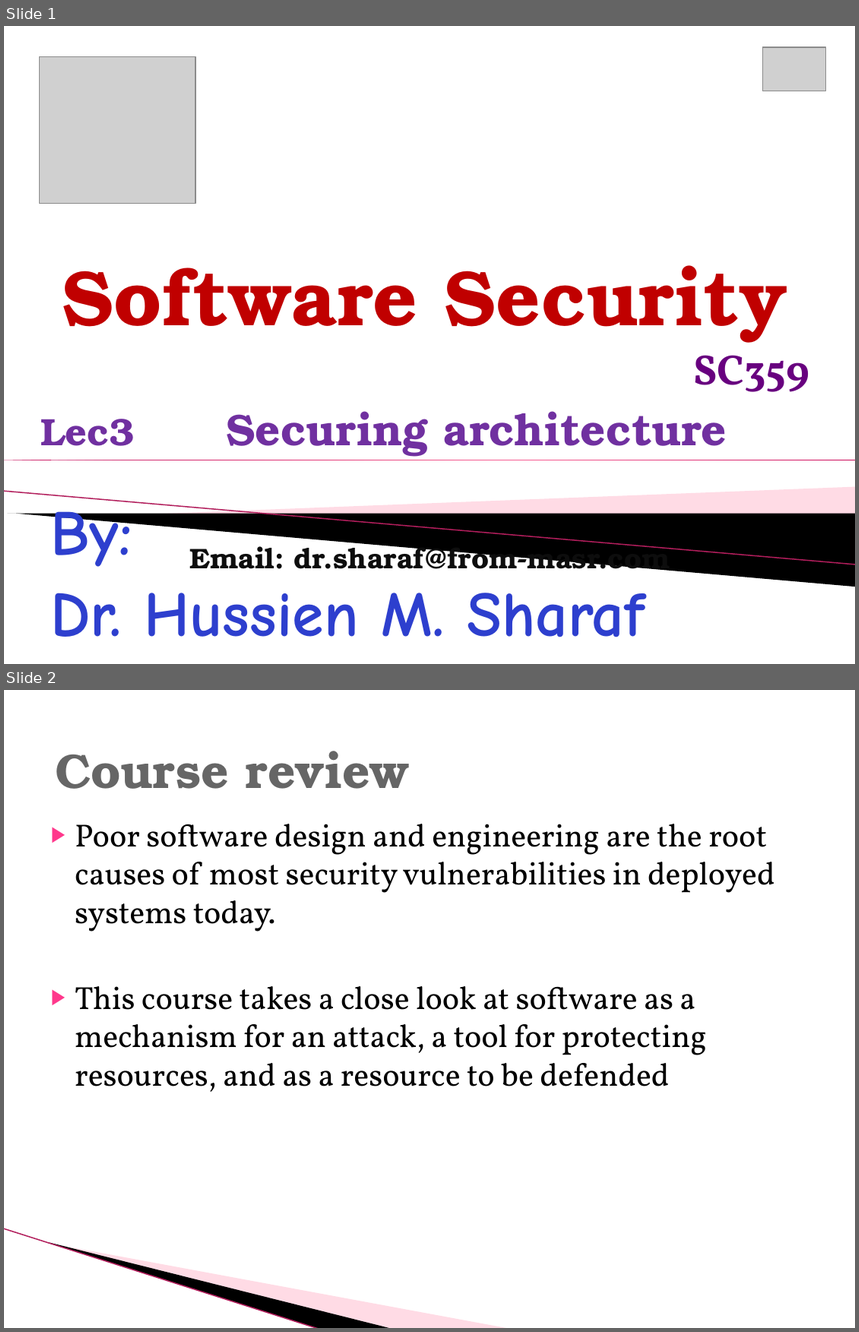
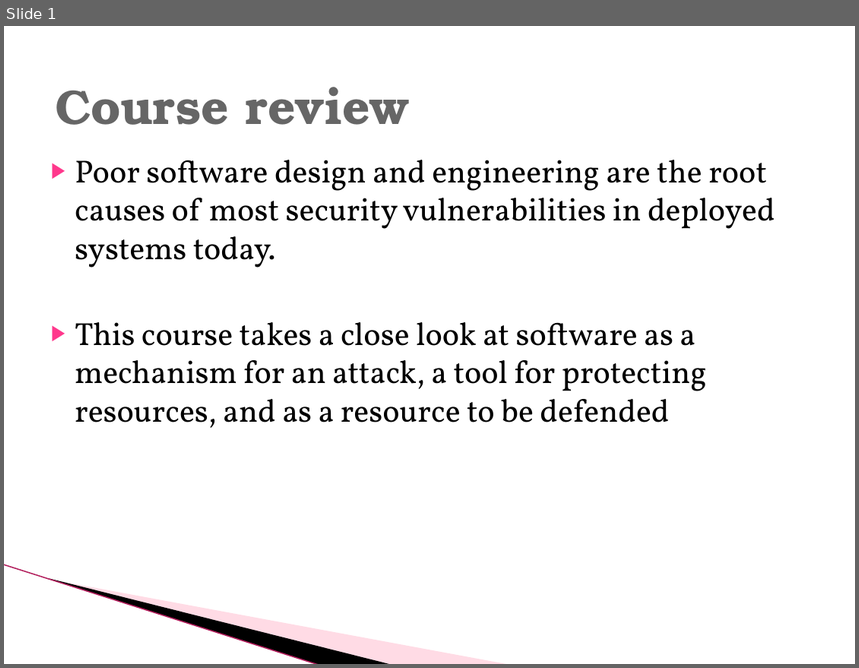
Before and after one commit to KShawki/CU, a slide deck: Security/Hussien-Lectures/Lec3 Securing architecture.pptx. Shown one above the other, each under a label of ours: slides 1 and 2 before the commit, slide 1 after it. The pictures are 859x1332 and 859x668 pixels, drawn with LibreOffice and Linux fonts; fonts in the diff are those of the drawing; grey boxes stand for pictures; background and template pictures are left out. Boxes give left, top, right and bottom in pixels: in the first picture for what was removed or moved away, otherwise in the second. Text is boxed around its words. In the diff, an @@ line names an element or a change of style, - is before the commit and + after.

```diff
--- a/Security/Hussien-Lectures/Lec3 Securing architecture.pptx
+++ b/Security/Hussien-Lectures/Lec3 Securing architecture.pptx
@@ slide 1 removed at <box>4,26,855,664</box>, background #FFFFFF @@
@@ picture removed at <box>763,47,826,91</box> @@
@@ picture removed at <box>40,56,196,204</box> @@
@@ text removed at <box>63,265,788,343</box> @@
-Software Security
@@ text removed at <box>693,355,810,392</box> @@
-SC359
@@ text removed at <box>40,411,727,457</box> @@
-Lec3 Securing architecture
@@ right triangle removed at <box>4,460,855,460</box> @@
@@ line removed from (4, 492) to (855, 565) @@
@@ subtitle removed at <box>51,499,645,638</box> @@
-By:
-Dr. Hussien M. Sharaf
@@ freeform shape removed at <box>161,487,855,532</box> @@
@@ freeform shape removed at <box>7,514,855,587</box> @@
@@ text removed at <box>189,541,671,577</box> @@
-Email: dr.sharaf@from-masr.com
@@ what was slide 2 is now slide 1 @@
```
Also in this commit, not shown: 1 slide changed, 3 other slides removed, 19 other files.
